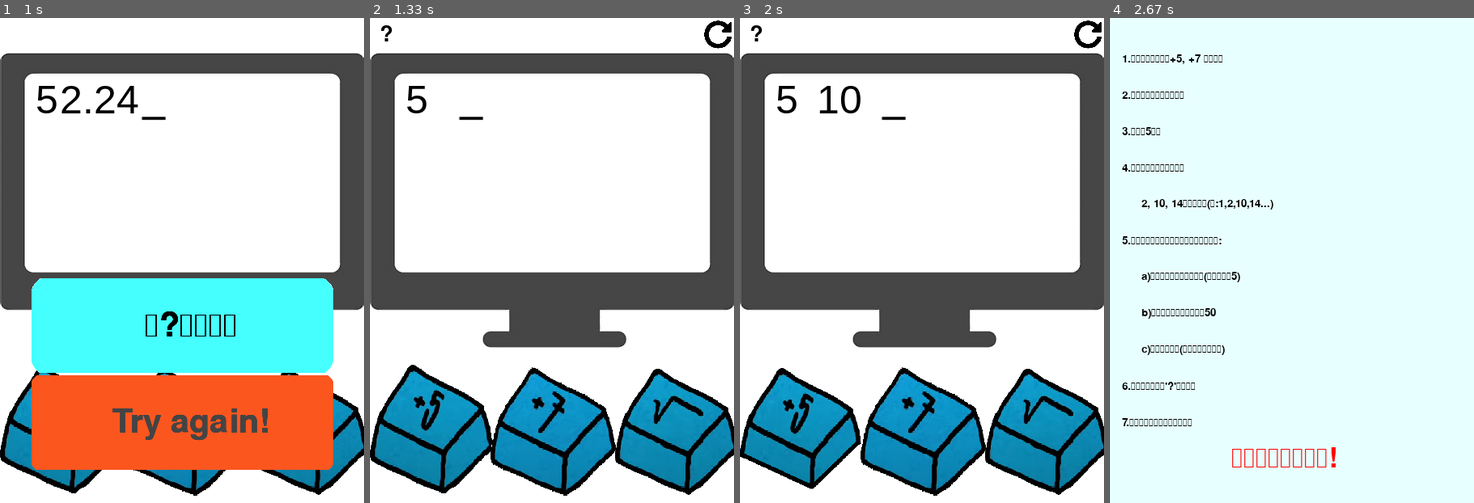
Above: before the commit, frames 1-4 (left to right).
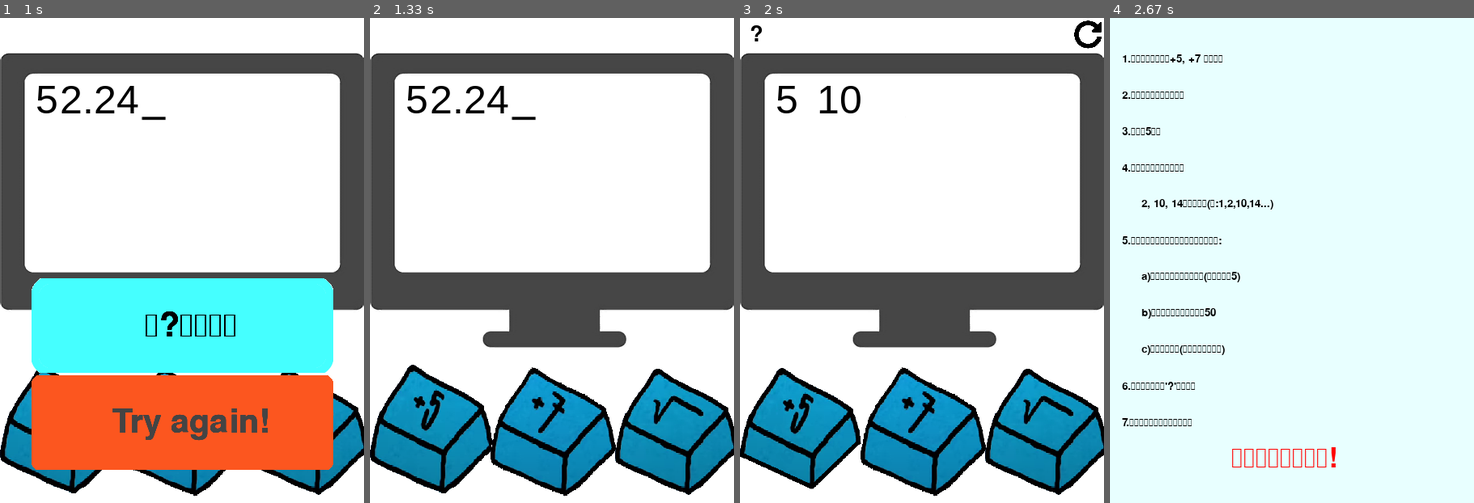
Above: after the commit, the same moments.

Repository: EasonChen11/escape_room_pygame
Game: pygame game, started from main.py
Same seed, same stepped clock (60 frames per second), same inputs: the game is played once before the commit and once after it.
Inputs (mouse positions are in pixels of both pictures, inside the frame that each line leads up to):
- Up to frame 1 (1 s): tap Enter at 0.33 s; press the mouse at (236, 90) at 0.7 s; move the mouse to (276, 260) at 0.8 s; release the mouse at (313, 430) at 0.93 s
- Up to frame 2 (1.33 s): press the mouse at (552, 420) at 1.03 s; move the mouse to (573, 333) at 1.13 s; release the mouse at (595, 245) at 1.27 s
- Up to frame 3 (2 s): click (1089, 32) at 1.38 s; press the mouse at (798, 430) at 1.7 s; move the mouse to (838, 309) at 1.8 s; release the mouse at (878, 192) at 1.93 s
- Up to frame 4 (2.67 s): press the mouse at (1459, 32) at 2.03 s; move the mouse to (1357, 129) at 2.13 s; release the mouse at (1259, 221) at 2.27 s; press the mouse at (1124, 32) at 2.37 s; move the mouse to (1201, 56) at 2.47 s; release the mouse at (1277, 81) at 2.6 s

Frame 1 is identical in both runs. In frame 2, 0.8% of the frame differs, in the area x 2-100%, y 0-22%; in frame 3, less than 0.1%; in frame 4, nothing differs.

Commit message:
repeat 更新

Diff:
--- a/main.py
+++ b/main.py
@@ -7,7 +7,8 @@
 import random
 import os
 from math import *
-FPS = 60    # 60針
+
+FPS = 60  # 60針
 WHITE = (255, 255, 255)
 GREEN = (0, 255, 0)
 RED = (255, 0, 0)
@@ -20,7 +21,7 @@
 pygame.init()
 # 視窗大小
 screen = pygame.display.set_mode((WIDTH, HEIGHT))
-pygame.display.set_caption("escape room")    # 視窗標題
+pygame.display.set_caption("escape room")  # 視窗標題
 icon_image = pygame.image.load("./img/icon.png").convert()
 icon_image.set_colorkey(WHITE)
 pygame.display.set_icon(icon_image)
@@ -55,7 +56,8 @@
 font_name = os.path.join("./font.ttf")  # 取的字型
 number_name = pygame.font.match_font('arial')
 
-class button (pygame.sprite.Sprite):
+
+class button(pygame.sprite.Sprite):
     def __init__(self, center, button_name):
         self.click = False
         pygame.sprite.Sprite.__init__(self)
@@ -113,7 +115,7 @@
     def animationOfButton(self):
         global which_button_click
         now = pygame.time.get_ticks()
-        if now - self.last_update > self.frame:     # 瞬間當下時間 跟 創建時間差 到換圖時間(ex.時間差到50ms時換下張圖)
+        if now - self.last_update > self.frame:  # 瞬間當下時間 跟 創建時間差 到換圖時間(ex.時間差到50ms時換下張圖)
             self.last_update = now
             if self.keydown:
                 self.frame += 1
@@ -146,16 +148,17 @@
                         self.other_click = False
                         which_button_click = False
 
+
 class list_TEXT:
 
     def __init__(self):
-        self.x = WIDTH/4-100
+        self.x = WIDTH / 4 - 100
         self.y = 100
         self.length = 0
         self.index = 0
 
     def reset(self):
-        self.x = WIDTH/4-55
+        self.x = WIDTH / 4 - 55
         self.y = 100
         self.length = 0
         self.index = 0
@@ -165,22 +168,22 @@
         self.length += 1
 
     def change_line(self):
-        self.x = WIDTH/4-55
+        self.x = WIDTH / 4 - 55
         self.y += 55
         self.length = 0
 
     def draw(self, surface, text, size, color):
         font = pygame.font.Font(number_name, size)  # 給定字型和大小# font:字型 render:使成為
-        self.text_surface = font.render(text, True, color)  # 製造文字平面(文字,Anti-aliasing{抗鋸齒文字},字體顏色)
-        self.text_rect = self.text_surface.get_rect()
-        self.text_rect.centerx = self.x
-        self.text_rect.centery = self.y
-        surface.blit(self.text_surface, self.text_rect)
+        text_surface = font.render(text, True, color)  # 製造文字平面(文字,Anti-aliasing{抗鋸齒文字},字體顏色)
+        text_rect = text_surface.get_rect()
+        text_rect.centerx = self.x
+        text_rect.centery = self.y
+        surface.blit(text_surface, text_rect)
 
     def show(self):
         self.reset()
         for i in ans_list:
-            if i in need_list[0:self.index+1:]:
+            if i in need_list[0:self.index + 1:]:
                 self.draw(screen, f"{i}", 50, RED)
                 self.index += 1
             else:
@@ -216,9 +219,9 @@
 
     def reset(self, length, text_change_line_times):
         self.rect.y = 70 + text_change_line_times * self.taby
-        self.rect.x = WIDTH/4 - 150 + (length+1) * self.tabx
-        if self.rect.x == WIDTH/4 + 240:
-            self.rect.x = WIDTH/4 - 85
+        self.rect.x = WIDTH / 4 - 150 + (length + 1) * self.tabx
+        if self.rect.x == WIDTH / 4 + 240:
+            self.rect.x = WIDTH / 4 - 85
 
 
 class Great(pygame.sprite.Sprite):
@@ -229,7 +232,7 @@
         self.image = great_background.copy()
         self.image.set_colorkey(WHITE)
         self.rect = self.image.get_rect()
-        self.rect.center = (WIDTH/2, HEIGHT/2+20)
+        self.rect.center = (WIDTH / 2, HEIGHT / 2 + 20)
         self.now = pygame.time.get_ticks()
         self.text = f"GREAT!"
         self.size = 80
@@ -239,9 +242,37 @@
         self.now = pygame.time.get_ticks()
         if self.now - self.last_update < self.show_time:
             self.now = pygame.time.get_ticks()
-            self.draw(self.rect.width/2+10, self.rect.height/2)
+            self.draw(self.rect.width / 2 + 10, self.rect.height / 2)
         else:
             self.kill()
+
+    def draw(self, x, y):
+        font = pygame.font.Font(font_name, self.size)
+        text_surface = font.render(self.text, True, self.color)  # 製造文字平面(文字,Anti-aliasing{抗鋸齒文字},字體顏色)
+        text_rect = text_surface.get_rect()
+        text_rect.centerx = x
+        text_rect.centery = y
+        self.image.blit(text_surface, text_rect)
+
+
+class Error(pygame.sprite.Sprite):
+
+    def __init__(self):
+        pygame.sprite.Sprite.__init__(self)
+        self.image = great_background.copy()
+        self.image.set_colorkey(WHITE)
+        self.rect = self.image.get_rect()
+        self.rect.center = (WIDTH / 2, HEIGHT * 2 / 3 - 20)
+        self.now = pygame.time.get_ticks()
+        for message in which_error:
+            if which_error[message][1]:
+                self.text = which_error[message][0]
+                break
+        self.size = 60
+        self.color = BLACK
+
+    def update(self):
+        self.draw(self.rect.width / 2 + 10, self.rect.height / 2)
 
     def draw(self, x, y):
         font = pygame.font.Font(font_name, self.size)  # 給定字型和大小# font:字型 render:使成為
@@ -252,34 +283,6 @@
         self.image.blit(text_surface, text_rect)
 
 
-class Error(pygame.sprite.Sprite):
-
-    def __init__(self):
-        pygame.sprite.Sprite.__init__(self)
-        self.image = great_background.copy()
-        self.image.set_colorkey(WHITE)
-        self.rect = self.image.get_rect()
-        self.rect.center = (WIDTH/2, HEIGHT*2/3-20)
-        self.now = pygame.time.get_ticks()
-        for message in which_error:
-            if which_error[message][1]:
-                self.text = which_error[message][0]
-                break
-        self.size = 60
-        self.color = BLACK
-
-    def update(self):
-        self.draw(self.rect.width/2+10, self.rect.height/2)
-
-    def draw(self, x, y):
-        font = pygame.font.Font(font_name, self.size)  # 給定字型和大小# font:字型 render:使成為
-        text_surface = font.render(self.text, True, self.color)  # 製造文字平面(文字,Anti-aliasing{抗鋸齒文字},字體顏色)
-        text_rect = text_surface.get_rect()
-        text_rect.centerx = x
-        text_rect.centery = y
-        self.image.blit(text_surface, text_rect)
-
-
 class TryAgain(pygame.sprite.Sprite):
 
     def __init__(self):
@@ -289,7 +292,7 @@
         self.image = try_again_background
         self.image.set_colorkey(WHITE)
         self.rect = self.image.get_rect()
-        self.rect.center = (WIDTH/2, HEIGHT/2+200)
+        self.rect.center = (WIDTH / 2, HEIGHT / 2 + 200)
         self.text = f"Try again!"
         self.size = 60
         self.color = (68, 68, 68)
@@ -352,21 +355,20 @@
         self.image = repeat_image
         self.image = pygame.transform.scale(self.image, (40, 40))
         self.rect = self.image.get_rect()
-        self.rect.center = (WIDTH-20, 20)
+        self.rect.center = (WIDTH - 20, 20)
         self.happen = False
 
     def update(self):
         global running
-        # for event in pygame.event.get():     # 回傳所有動作
-        #     if event.type == pygame.MOUSEBUTTONDOWN:  # 如果按下X ,pygame.QUIT 是按下X後的型態
         mouse_press = pygame.mouse.get_pos()
         if self.rect.collidepoint(mouse_press):
             if pygame.mouse.get_pressed()[0]:
-                screen.fill(WHITE)
-                pygame.display.update()  # 更新畫面=pygame.display.flip()更新全部，update可以有參數
-                time.sleep(0.1)
-                running = False
-                self.happen = True
+                if not self.happen:
+                    screen.fill(WHITE)
+                    pygame.display.update()  # 更新畫面=pygame.display.flip()更新全部，update可以有參數
+                    time.sleep(0.3)
+                    running = False
+                    self.happen = True
 
 
 class Finish:
@@ -377,7 +379,7 @@
         self.sensor_rect.centery = HEIGHT - self.sensor_rect.height
         self.background = pygame.Surface((450, 200)).convert()
         self.background.fill(FINISH_COLOR)
-        self.rect = self.background.get_rect(center=(WIDTH/2, 500))
+        self.rect = self.background.get_rect(center=(WIDTH / 2, 500))
         self.text = [f"太棒了，你完成解謎了!", f"密碼是按了多少次+5", f"再玩一次~~"]
         self.size = [40, 40, 50]
         self.color = [BLACK, BLACK, RED]
@@ -389,7 +391,7 @@
             font = pygame.font.Font(font_name, self.size[a])  # 給定字型和大小# font:字型 render:使成為
             text_surface = font.render(self.text[a], True, self.color[a])  # 製造文字平面(文字,Anti-aliasing{抗鋸齒文字},字體顏色)
             text_rect = text_surface.get_rect()
-            text_rect.left = 10 + (a//2) * 80
+            text_rect.left = 10 + (a // 2) * 80
             text_rect.centery = 40 + 65 * a
             self.background.blit(text_surface, text_rect)
 
@@ -402,16 +404,16 @@
     all_sprites.add(error_message)
     while try_again.show:
         clock.tick(FPS)
-        for event in pygame.event.get():     # 回傳所有動作
-            if event.type == pygame.QUIT:    # 如果按下X ,pygame.QUIT 是按下X後的型態
+        for event in pygame.event.get():  # 回傳所有動作
+            if event.type == pygame.QUIT:  # 如果按下X ,pygame.QUIT 是按下X後的型態
                 global running, game
-                running = False             # 跳出迴圈
+                running = False  # 跳出迴圈
                 game = False
                 try_again.show = False
-            if event.type == pygame.MOUSEBUTTONDOWN:    # 如果按下X ,pygame.QUIT 是按下X後的型態
+            if event.type == pygame.MOUSEBUTTONDOWN:  # 如果按下X ,pygame.QUIT 是按下X後的型態
                 mouse_pos = pygame.mouse.get_pos()
                 if try_again.rect.collidepoint(mouse_pos) and pygame.mouse.get_pressed()[0]:
-                    try_again.show = False             # 跳出迴圈
+                    try_again.show = False  # 跳出迴圈
                     error_message.kill()
         screen.fill(WHITE)
         screen.blit(background, (0, 0))  # blit(畫) 第一個是圖片，第二個是位置
@@ -421,7 +423,7 @@
         all_sprites.draw(screen)
         pygame.display.update()
     try_again.kill()
-    time.sleep(0.2)
+    time.sleep(0.3)
 
 
 def show_rule():
@@ -447,22 +449,22 @@
     surface.fill((232, 255, 255))
     surface.get_rect(center=(0, 0))
     for l in range(len(rule_text)):
-        if l == len(rule_text)-1:
+        if l == len(rule_text) - 1:
             font = pygame.font.Font(font_name, 50)  # 給定字型和大小# font:字型 render:使成為
-            text_surface = font.render(rule_text[l], True, RED)   # 製造文字平面(文字,Anti-aliasing{抗鋸齒文字},字體顏色)
+            text_surface = font.render(rule_text[l], True, RED)  # 製造文字平面(文字,Anti-aliasing{抗鋸齒文字},字體顏色)
         else:
             font = pygame.font.Font(font_name, 20)  # 給定字型和大小# font:字型 render:使成為
-            text_surface = font.render(rule_text[l], True, BLACK)   # 製造文字平面(文字,Anti-aliasing{抗鋸齒文字},字體顏色)
+            text_surface = font.render(rule_text[l], True, BLACK)  # 製造文字平面(文字,Anti-aliasing{抗鋸齒文字},字體顏色)
         text_rect = text_surface.get_rect()
-        if l == len(rule_text)-1:
-            text_rect.left = WIDTH/2 - text_rect.width/2 - 10
+        if l == len(rule_text) - 1:
+            text_rect.left = WIDTH / 2 - text_rect.width / 2 - 10
         else:
             text_rect.left = 15
         text_rect.centery = 50 + 45 * l
         surface.blit(text_surface, text_rect)
     init_running = True
     while init_running:
-        clock.tick(FPS)                     # 一秒最多刷新FPS次(1秒跑最多幾次while)
+        clock.tick(FPS)  # 一秒最多刷新FPS次(1秒跑最多幾次while)
         for event in pygame.event.get():  # 回傳所有動作
             if event.type == pygame.QUIT:
                 global game
@@ -480,7 +482,7 @@
     finish.draw()
     finish.finish_running = True
     while finish.finish_running:
-        clock.tick(FPS)                     # 一秒最多刷新FPS次(1秒跑最多幾次while)
+        clock.tick(FPS)  # 一秒最多刷新FPS次(1秒跑最多幾次while)
         for event in pygame.event.get():  # 回傳所有動作
             if event.type == pygame.QUIT:
                 global game, running
@@ -540,18 +542,18 @@
     while running and index < 3:
         screen.fill(WHITE)
 
-        clock.tick(FPS)                     # 一秒最多刷新FPS次(1秒跑最多幾次while)
+        clock.tick(FPS)  # 一秒最多刷新FPS次(1秒跑最多幾次while)
         # 取得輸入
-        for event in pygame.event.get():     # 回傳所有動作
-            if event.type == pygame.QUIT:    # 如果按下X ,pygame.QUIT 是按下X後的型態
-                running = False             # 跳出迴圈
+        for event in pygame.event.get():  # 回傳所有動作
+            if event.type == pygame.QUIT:  # 如果按下X ,pygame.QUIT 是按下X後的型態
+                running = False  # 跳出迴圈
                 game = False
         # 更新顯示
-        screen.blit(background, (0, 0))     # blit(畫) 第一個是圖片，第二個是位置
+        screen.blit(background, (0, 0))  # blit(畫) 第一個是圖片，第二個是位置
         all_sprites.update()
         click_rule.update()
         locate_text.show()
-        bottom_line.reset(locate_text.length, len(ans_list)//6)
+        bottom_line.reset(locate_text.length, len(ans_list) // 6)
 
         if need_list[index] == ans_list[-1]:
             index += 1
@@ -559,7 +561,7 @@
                 great = Great()
                 all_sprites.add(great)
         all_sprites.draw(screen)
-        pygame.display.update()                      # 更新畫面=pygame.display.flip()更新全部，update可以有參數
+        pygame.display.update()  # 更新畫面=pygame.display.flip()更新全部，update可以有參數
     if game:
         if index < 3:
             if not repeat.happen:
Not shown, added: 密室逃脫解謎.exe
